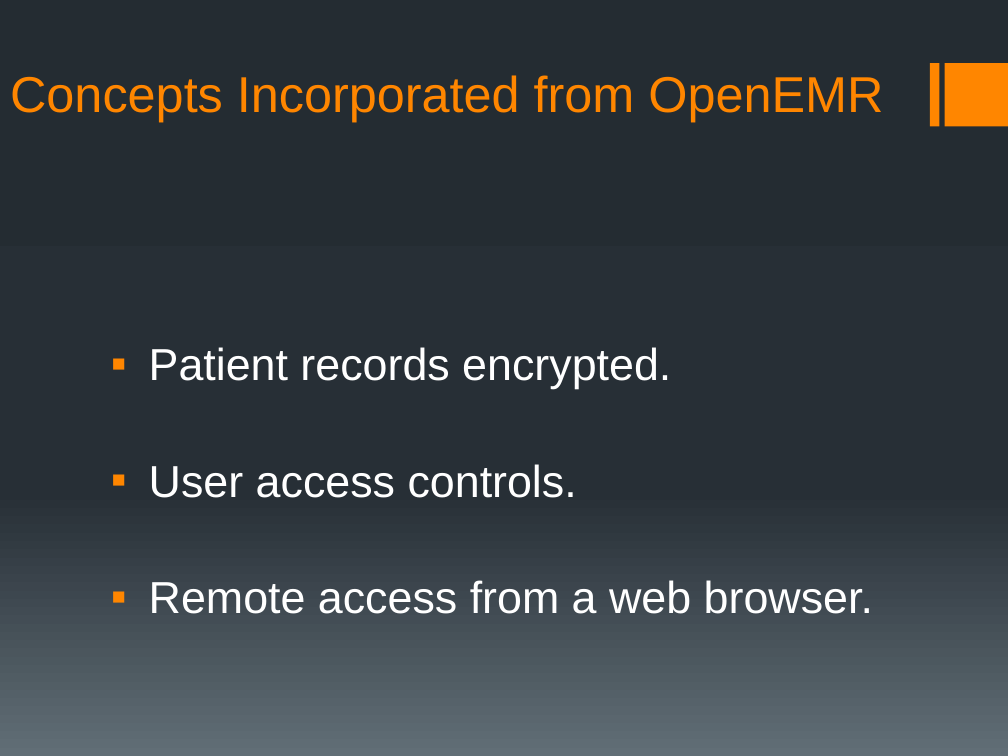
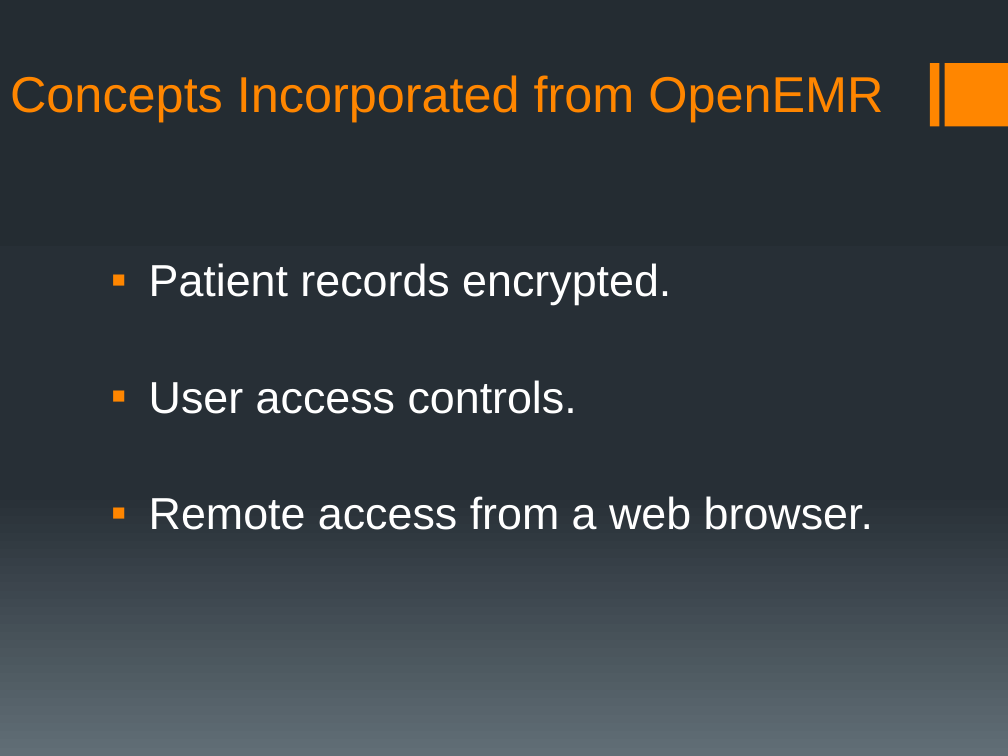
Before and after one commit to rmkane/semrs, a slide deck: slide 6 of MidTerm/Midterm_presentation_SEMRS.pptx. Drawn at 1008x756 pixels with LibreOffice and Linux fonts; fonts in the diff are those of the drawing. Boxes give left, top, right and bottom in pixels: in the first picture for what was removed or moved away, otherwise in the second. Text is boxed around its words. In the diff, an @@ line names an element or a change of style, - is before the commit and + after.

```diff
--- a/MidTerm/Midterm_presentation_SEMRS.pptx
+++ b/MidTerm/Midterm_presentation_SEMRS.pptx
@@ text "Patient records encrypted.": place and size @@
-text "Patient records encrypted." at [149,347,873,614]
+text "Patient records encrypted." at [149,263,873,530]
```
Also in this commit, not shown: 4 other slides changed.
